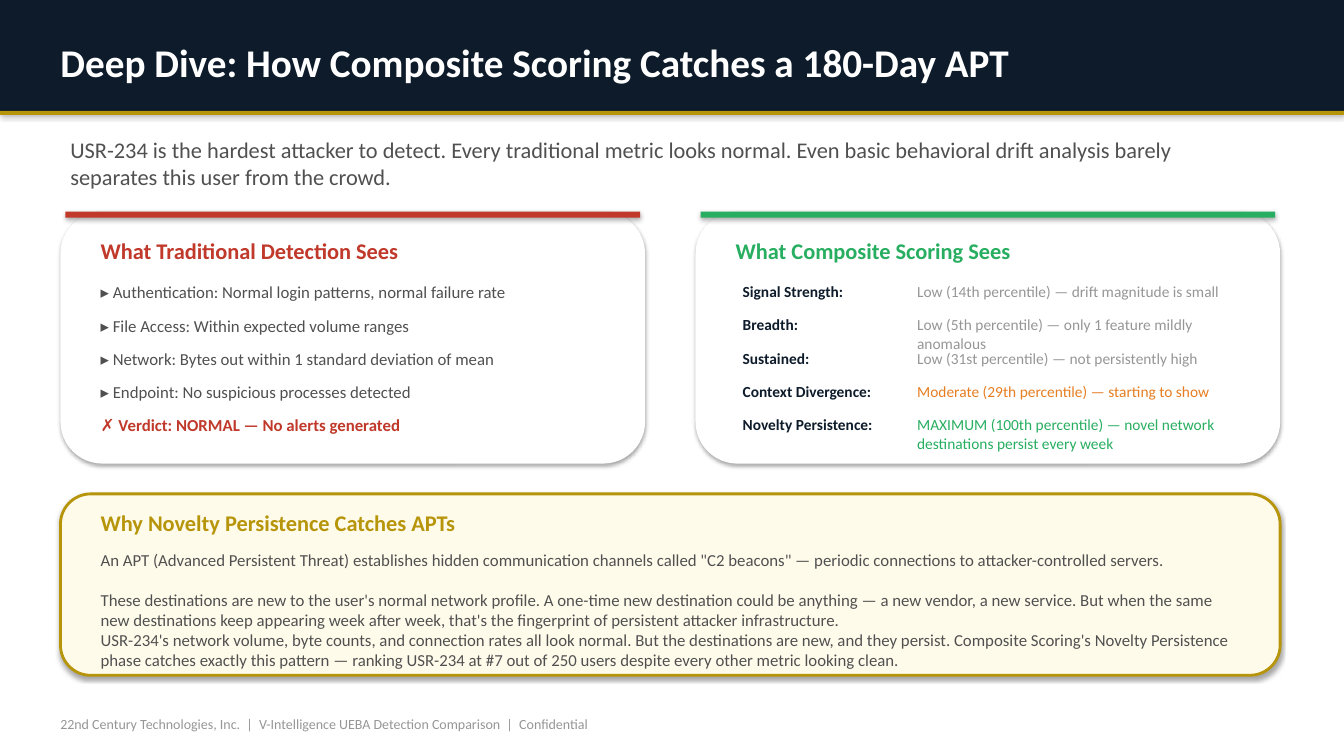
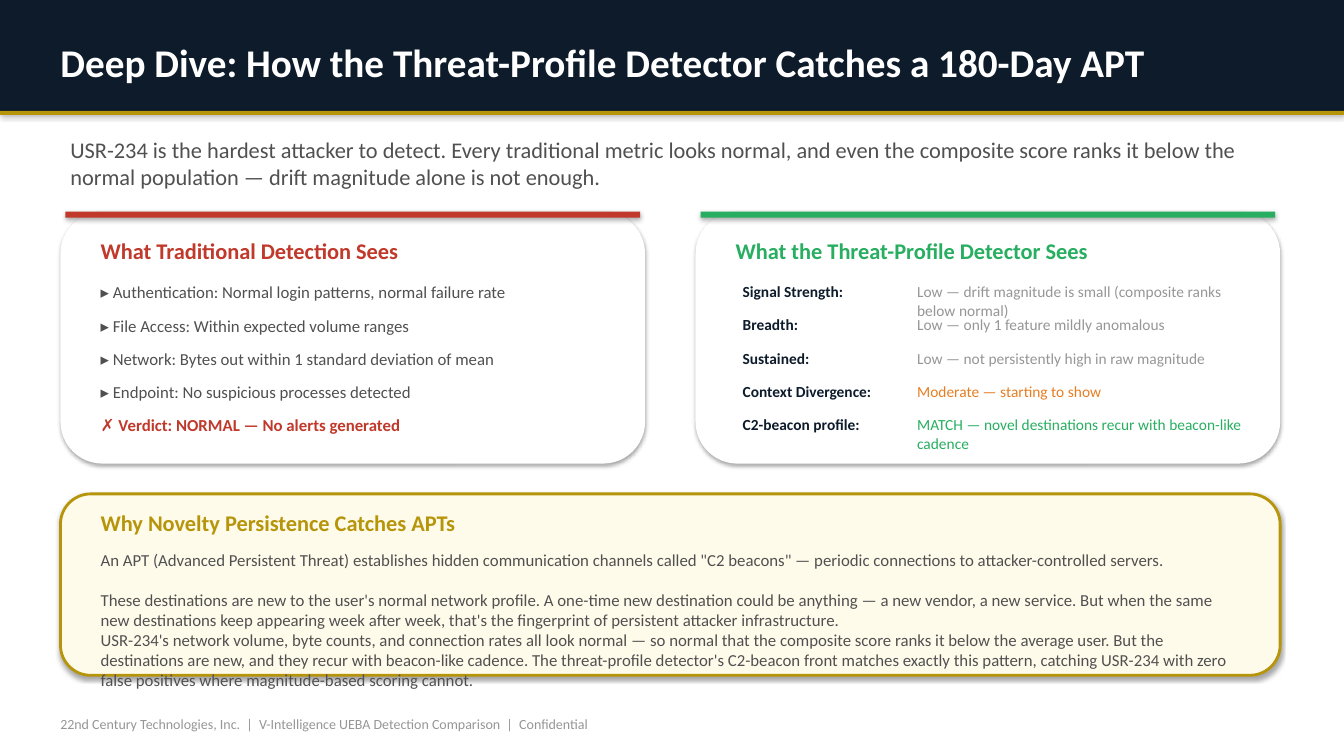
Before and after one commit to ravindrashukla/CyberUEBA_BehavioralIntel, a slide deck: slide 10 of docs/Detection_Comparison_Business_Deck.pptx. Drawn at 1344x756 pixels with LibreOffice and Linux fonts; fonts in the diff are those of the drawing. Boxes give left, top, right and bottom in pixels: in the first picture for what was removed or moved away, otherwise in the second. Text is boxed around its words. In the diff, an @@ line names an element or a change of style, - is before the commit and + after.

```diff
--- a/docs/Detection_Comparison_Business_Deck.pptx
+++ b/docs/Detection_Comparison_Business_Deck.pptx
@@ text in rectangle at [60, 49, 1144, 83]: text changed @@
-Deep Dive: How Composite Scoring Catches a 180-Day APT
+Deep Dive: How the Threat-Profile Detector Catches a 180-Day APT
@@ text at [70, 142, 1235, 189]: text changed @@
-USR-234 is the hardest attacker to detect. Every traditional metric looks normal. Even basic behavioral drift analysis barely separates this user from the crowd.
+USR-234 is the hardest attacker to detect. Every traditional metric looks normal, and even the composite score ranks it below the normal population — drift magnitude alone is not enough.
@@ text at [736, 243, 1088, 259]: text changed @@
-What Composite Scoring Sees
+What the Threat-Profile Detector Sees
@@ text at [917, 286, 1221, 320]: text changed @@
-Low (14th percentile) — drift magnitude is small
+Low — drift magnitude is small (composite ranks below normal)
@@ text at [917, 317, 1165, 333]: text changed @@
-Low (5th percentile) — only 1 feature mildly anomalous
+Low — only 1 feature mildly anomalous
@@ text at [917, 353, 1205, 367]: text changed @@
-Low (31st percentile) — not persistently high
+Low — not persistently high in raw magnitude
@@ text at [917, 386, 1101, 400]: text changed @@
-Moderate (29th percentile) — starting to show
+Moderate — starting to show
@@ text at [743, 419, 859, 433]: text changed @@
-Novelty Persistence:
+C2-beacon profile:
@@ text at [917, 419, 1241, 449]: text changed @@
-MAXIMUM (100th percentile) — novel network destinations persist every week
+MATCH — novel destinations recur with beacon-like cadence
@@ text at [101, 634, 1226, 691]: text changed @@
-USR-234's network volume, byte counts, and connection rates all look normal. But the destinations are new, and they persist. Composite Scoring's Novelty Persistence phase catches exactly this pattern — ranking USR-234 at #7 out of 250 users despite every other metric looking clean.
+USR-234's network volume, byte counts, and connection rates all look normal — so normal that the composite score ranks it below the average user. But the destinations are new, and they recur with beacon-like cadence. The threat-profile detector's C2-beacon front matches exactly this pattern, catching USR-234 with zero false positives where magnitude-based scoring cannot.
```
Also in this commit, not shown: 5 other slides changed, 17 other files.
